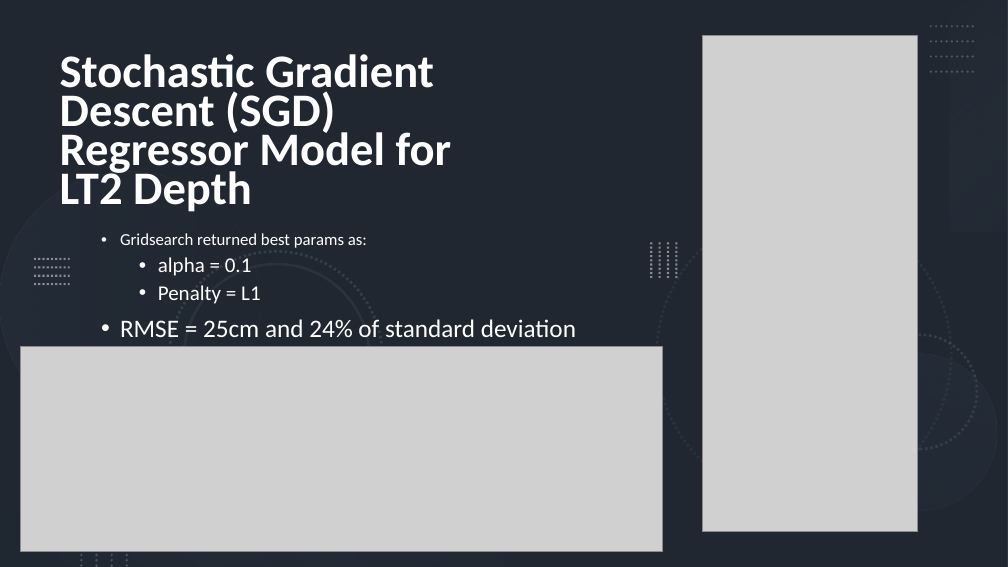
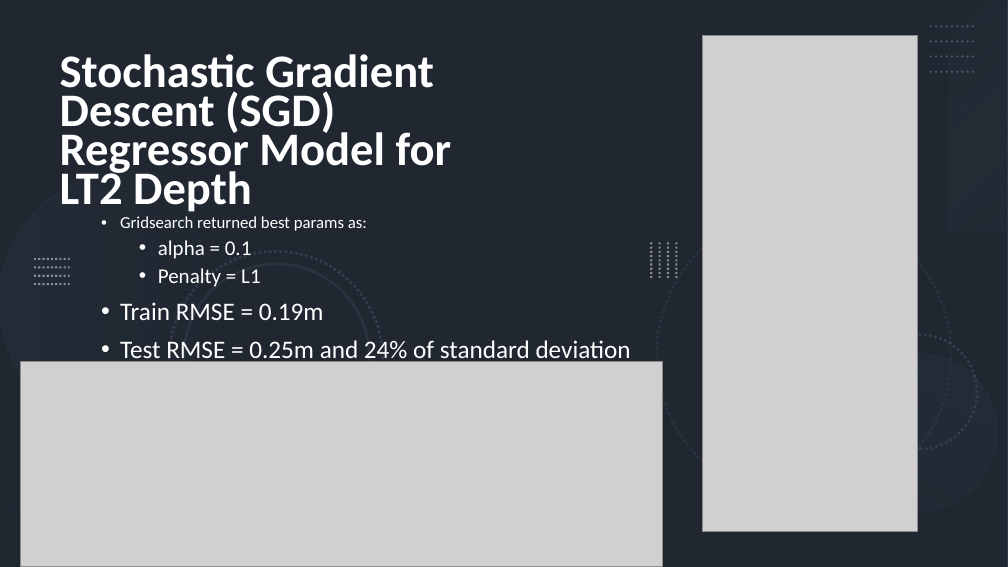
Before and after one commit to Jonathan-Goh88/dsiprojects, a slide deck: slide 22 of Capstone/Capstone Presentation.pptx (slide 23 before the commit). Drawn at 1008x567 pixels with LibreOffice and Linux fonts; fonts in the diff are those of the drawing; grey boxes stand for pictures. Boxes give left, top, right and bottom in pixels: in the first picture for what was removed or moved away, otherwise in the second. Text is boxed around its words. In the diff, an @@ line names an element or a change of style, - is before the commit and + after.

```diff
--- a/Capstone/Capstone Presentation.pptx
+++ b/Capstone/Capstone Presentation.pptx
@@ text "Gridsearch returned best params as:": place and size @@
-text "Gridsearch returned best params as:" at [120, 233, 576, 337]
+text "Gridsearch returned best params as:" at [120, 216, 631, 364]
@@ text at [120, 302, 631, 364]: text changed @@
-• RMSE = 25cm and 24% of standard deviation
+• Train RMSE = 0.19m
+• Test RMSE = 0.25m and 24% of standard deviation
@@ picture: place and size @@
-picture at [20, 347, 662, 552]
+picture at [20, 361, 662, 566]
```
Also in this commit, not shown: 4 other slides changed, 1 slide added, 1 slide removed.
